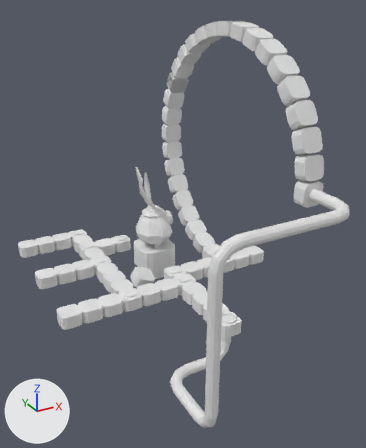
Renders of the FBX model Unity/TargetOne/Assets/Core/Fbx/LevChunks/ChunkA.fbx from each side of a commit.
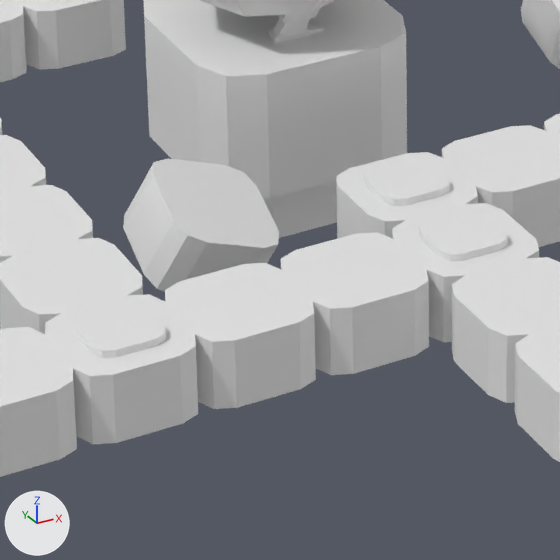
The first picture shows the older version from a 50 mm camera at (-27.8, -65.4, 25.9) aimed at (-6.7, -27.0, 6.7). The close-ups show both versions on the part from 30% to 54% of the width and 54% to 74% of the height of that picture; other places that the commit changed are outside them. The lights are fixed; the arrows at lower left show +X, +Y and +Z. Where no turn or scale is listed for an object, it has been applied to the vertices.

Objects in the first close-up: 'Pedestal', 'Tile.003', 'Tile.004', 'Tile.005', 'Tile.006', 'Tile.010', 'Tile.011', 'Tile.012', 'Tile.013', 'Tile.027', 'Tile.029', 'Tile.039'.
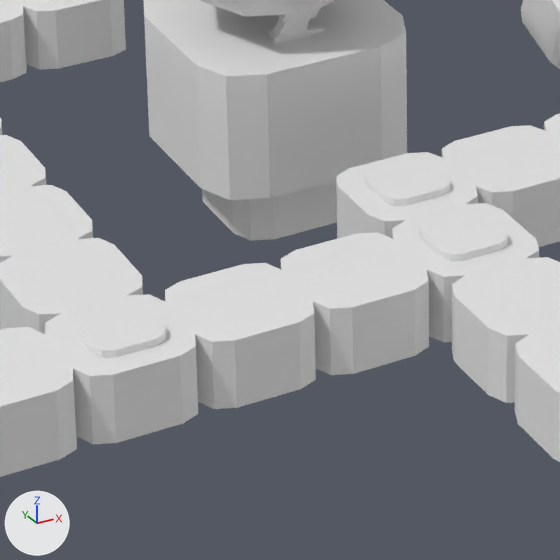
The newer file is also turned or shifted as a whole; pictures and numbers use the older file's frame.

What differs and where, as boxes [x1, y1, x2, y2] in the close-ups (560 x 560 px):
'Tile.029', deleted: before [123, 158, 279, 292]

The edits, one by one:
Object 'Tile.029' (ob_tile_029) is deleted.
